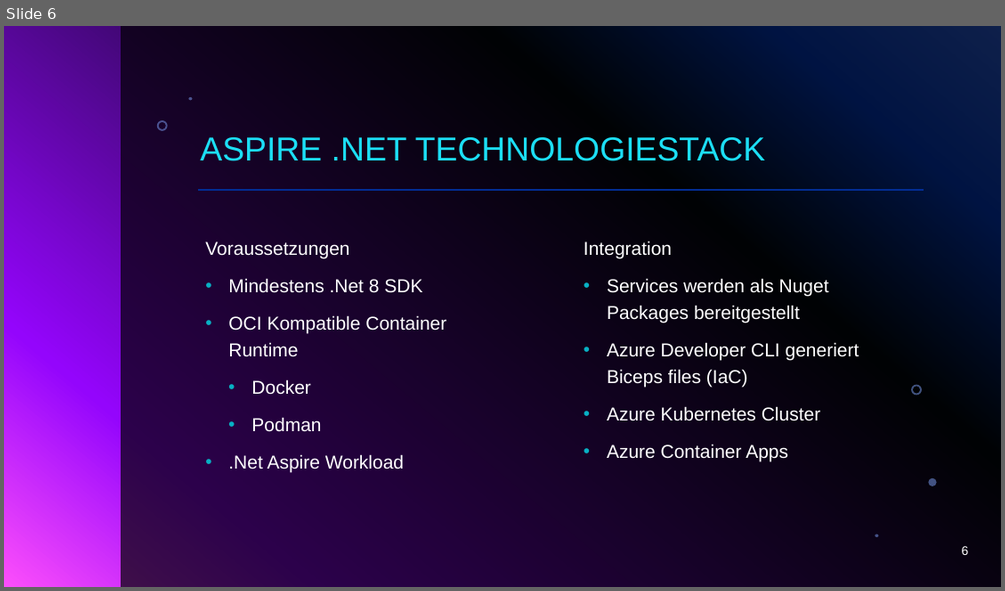
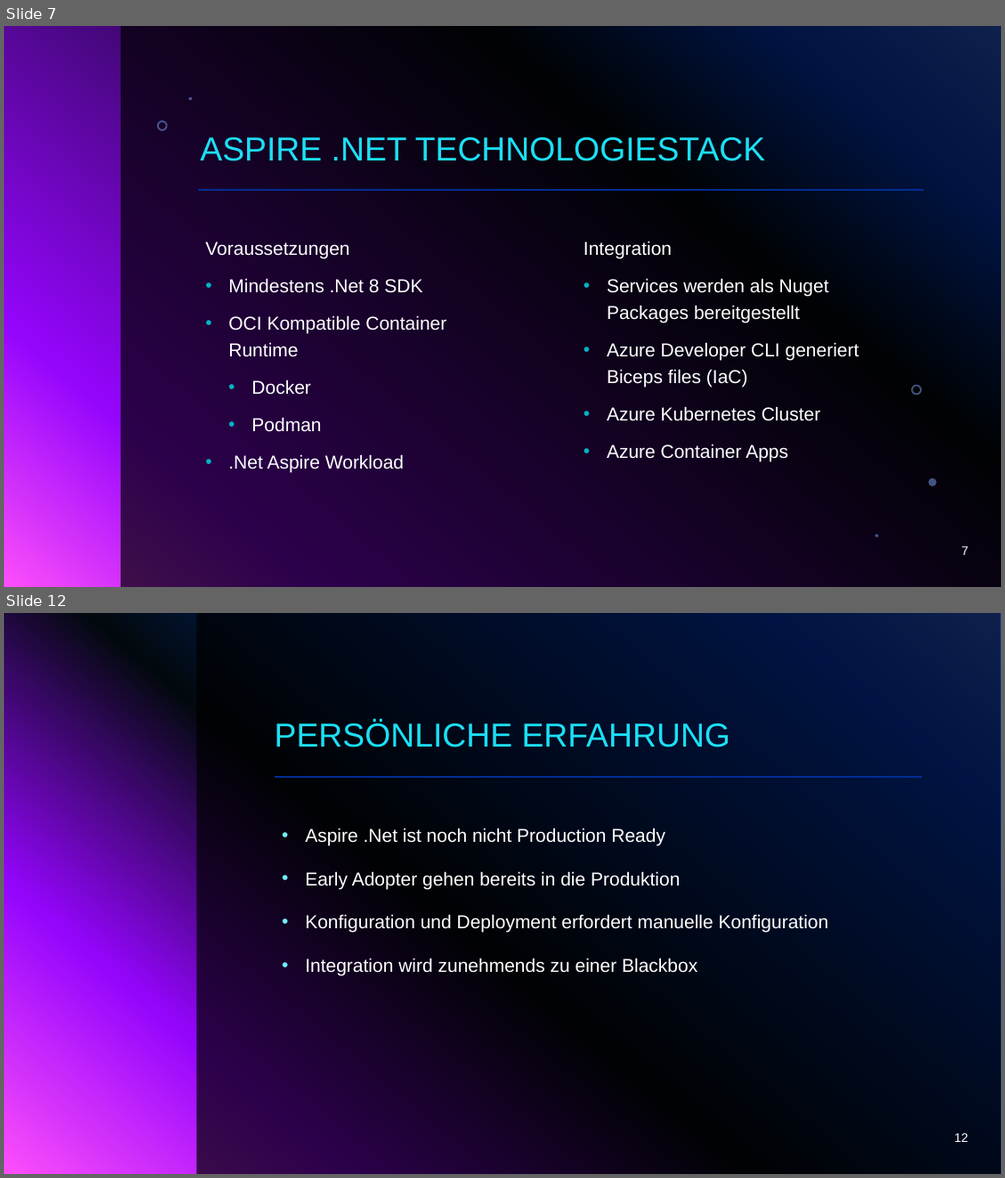
Before and after one commit to zuercheram/aspire-prototype, a slide deck: doc/project-presentation/aspire-semester-arbeit.pptx. Shown one above the other, each under a label of ours: slide 6 before the commit, slides 7 and 12 after it; the slides between them are not shown. The pictures are 1005x591 and 1005x1178 pixels, drawn with LibreOffice and Linux fonts; fonts in the diff are those of the drawing; background and template pictures are left out. Boxes give left, top, right and bottom in pixels: in the first picture for what was removed or moved away, otherwise in the second. Text is boxed around its words. In the diff, an @@ line names an element or a change of style, - is before the commit and + after.

```diff
--- a/doc/project-presentation/aspire-semester-arbeit.pptx
+++ b/doc/project-presentation/aspire-semester-arbeit.pptx
@@ slide 12 added at bbox=[4, 613, 1001, 1174], background gradient #316CFC to #0343DF to #02090E to #9405FC to #FC4EFB @@
@@ rectangle added at bbox=[197, 613, 1001, 1174], fill #000000 at 70% opacity @@
@@ title added at bbox=[275, 720, 730, 747], 32 pt, text #1CDFF5 @@
+PERSÖNLICHE ERFAHRUNG
@@ line added from (275, 777) to (922, 777), #9405FC 2 pt @@
@@ text added at bbox=[305, 827, 829, 976], 18 pt, text #FFFFFF @@
+• Aspire .Net ist noch nicht Production Ready
+• Early Adopter gehen bereits in die Produktion
+• Konfiguration und Deployment erfordert manuelle Konfiguration
+• Integration wird zunehmends zu einer Blackbox
@@ page number added at bbox=[955, 1133, 969, 1142], 12 pt, text #FFFFFF @@
+12
@@ what was slide 6 is now slide 7 @@
@@ page number at bbox=[962, 546, 969, 555]: text changed @@
-6
+7
```
Also in this commit, not shown: 2 slides changed, 5 other slides added, 5 slides removed.
